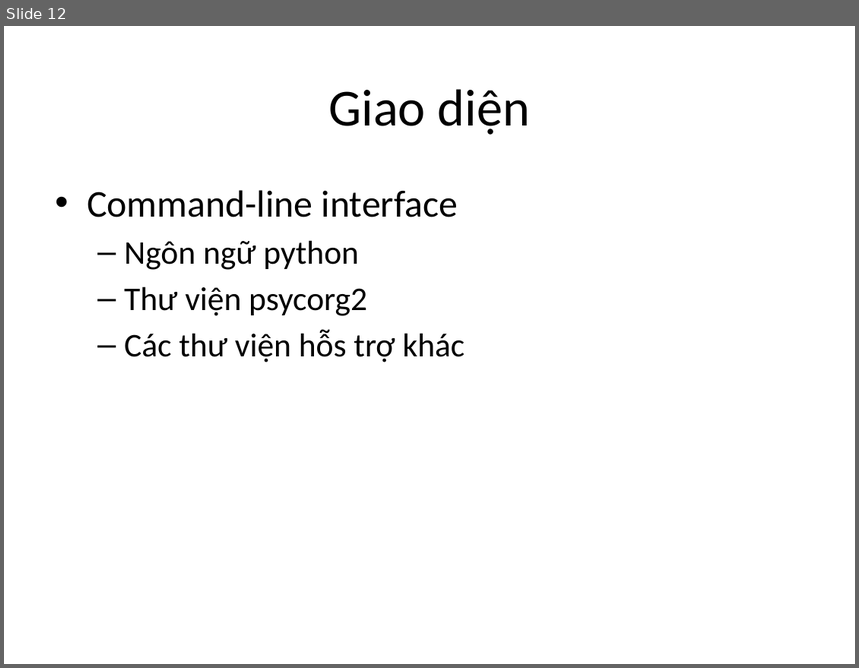
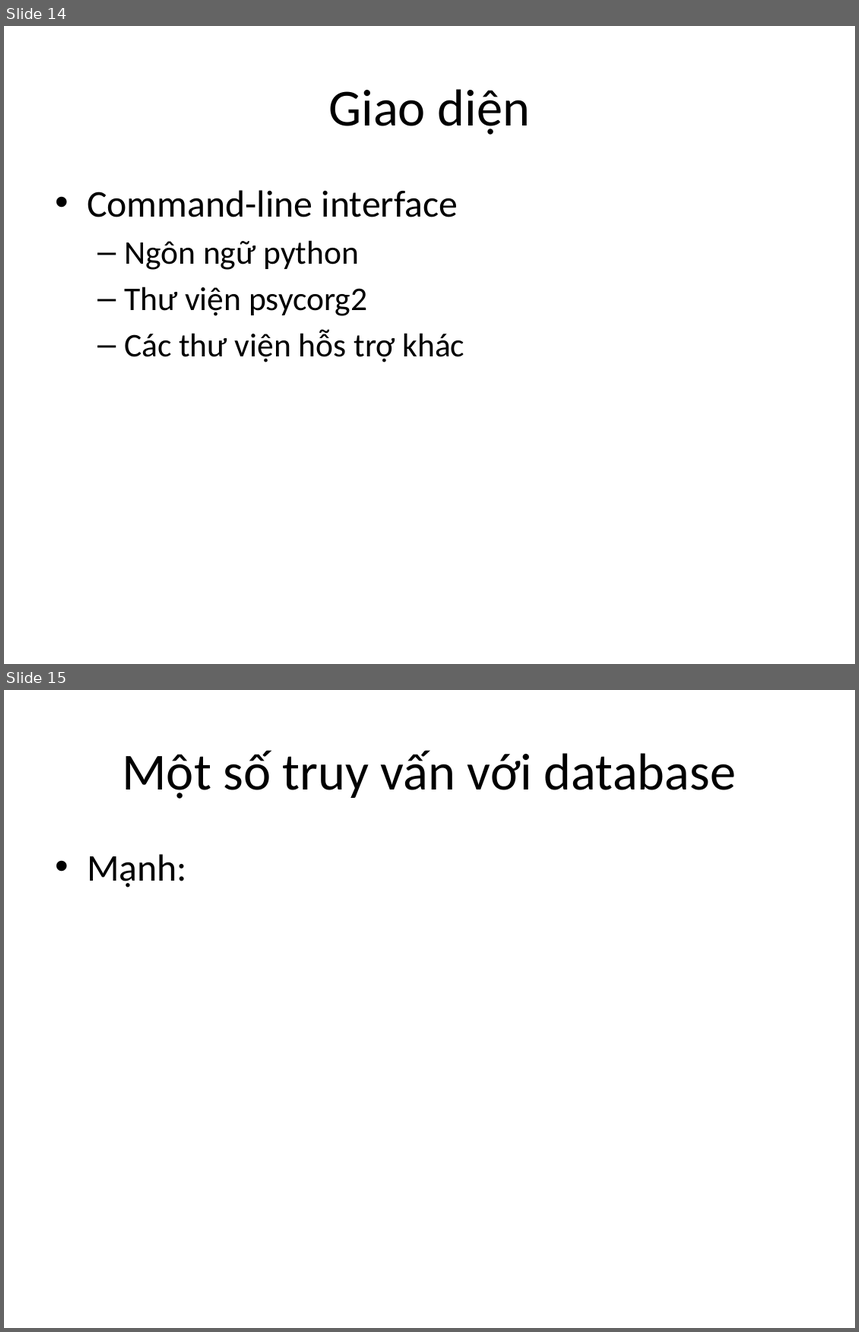
Before and after one commit to manhnd52/HustParkingLot, a slide deck: readme/slide.pptx. Shown one above the other, each under a label of ours: slide 12 before the commit, slides 14 and 15 after it. The pictures are 859x668 and 859x1332 pixels, drawn with LibreOffice and Linux fonts; fonts in the diff are those of the drawing. Boxes give left, top, right and bottom in pixels: in the first picture for what was removed or moved away, otherwise in the second. Text is boxed around its words. In the diff, an @@ line names an element or a change of style, - is before the commit and + after.

```diff
--- a/readme/slide.pptx
+++ b/readme/slide.pptx
@@ slide 15 added at <box>4,690,855,1328</box>, background #FFFFFF @@
@@ title added at <box>122,750,736,799</box>, 44 pt, text #000000 @@
+Một số truy vấn với database
@@ text added at <box>87,854,187,888</box>, 32 pt, text #000000 @@
+• Mạnh:
@@ what was slide 12 is now slide 14 @@
```
Also in this commit, not shown: 1 slide changed, 7 other slides added, 2 other files.
